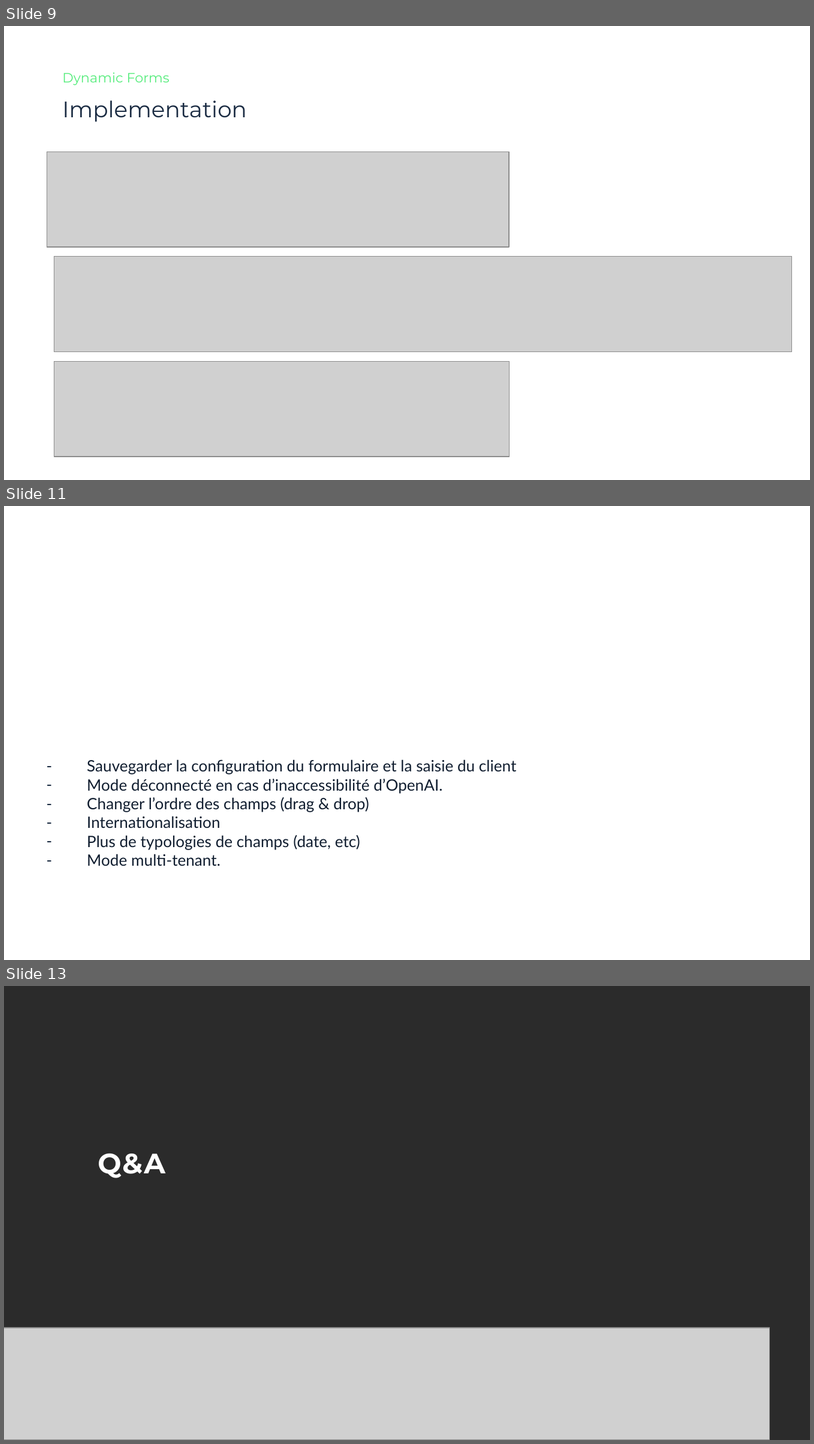
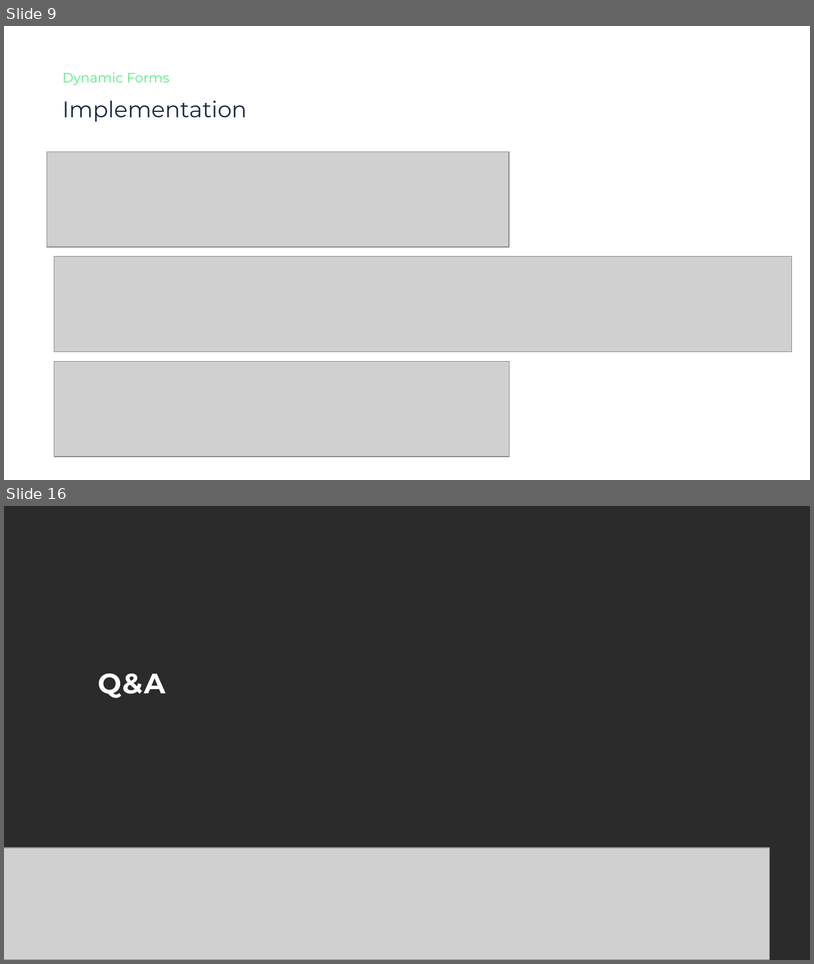
Before and after one commit to gaelDolle/dynamic-form, a slide deck: docs/Dynamic Forms by 2B3.pptx. Shown one above the other, each under a label of ours: slides 9, 11 and 13 before the commit, slides 9 and 16 after it; the slides between them are not shown. The pictures are 814x1444 and 814x964 pixels, drawn with LibreOffice and Linux fonts; fonts in the diff are those of the drawing; grey boxes stand for pictures; background and template pictures are left out; a plain dark background stands for a picture behind light text. Boxes give left, top, right and bottom in pixels: in the first picture for what was removed or moved away, otherwise in the second. Text is boxed around its words. In the diff, an @@ line names an element or a change of style, - is before the commit and + after.

```diff
--- a/docs/Dynamic Forms by 2B3.pptx
+++ b/docs/Dynamic Forms by 2B3.pptx
@@ slide 11 removed at box(4, 506, 810, 960), background #FFFFFF @@
@@ subtitle removed at box(87, 759, 517, 866) @@
-– Sauvegarder la configuration du formulaire et la saisie du client
-– Mode déconnecté en cas d’inaccessibilité d’OpenAI.
-– Changer l’ordre des champs (drag & drop)
-– Internationalisation
-– Plus de typologies de champs (date, etc)
-– Mode multi-tenant.
@@ what was slide 13 is now slide 16 @@
```
Also in this commit, not shown: 4 slides changed, 4 slides added.
